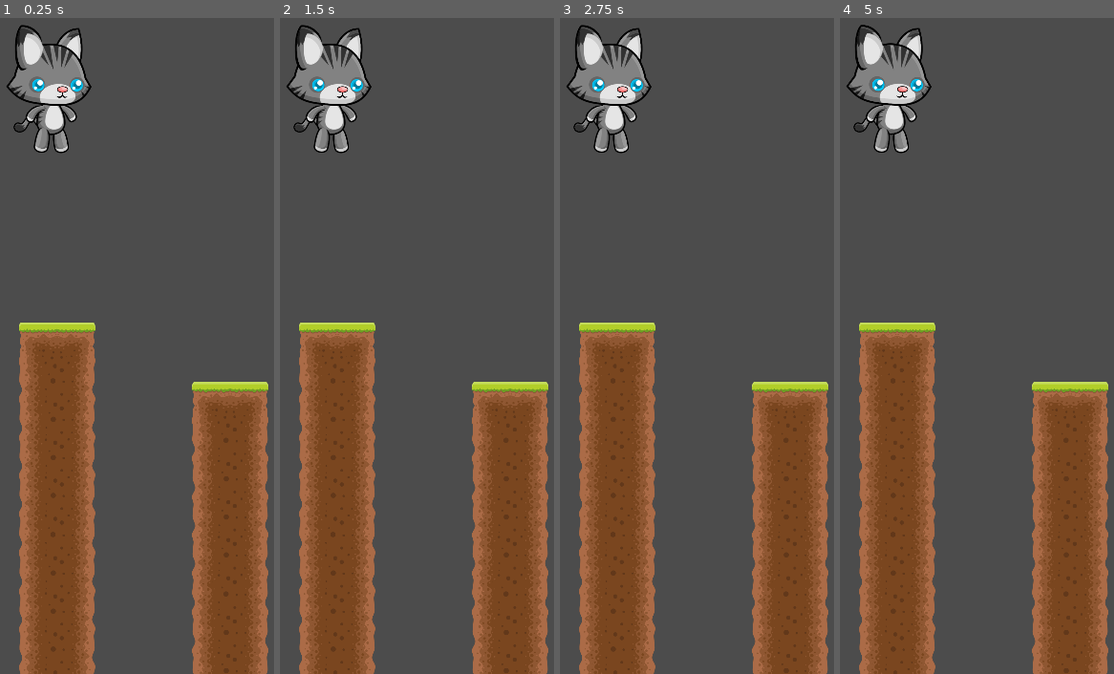
Above: before the commit, frames 1-4 (left to right).
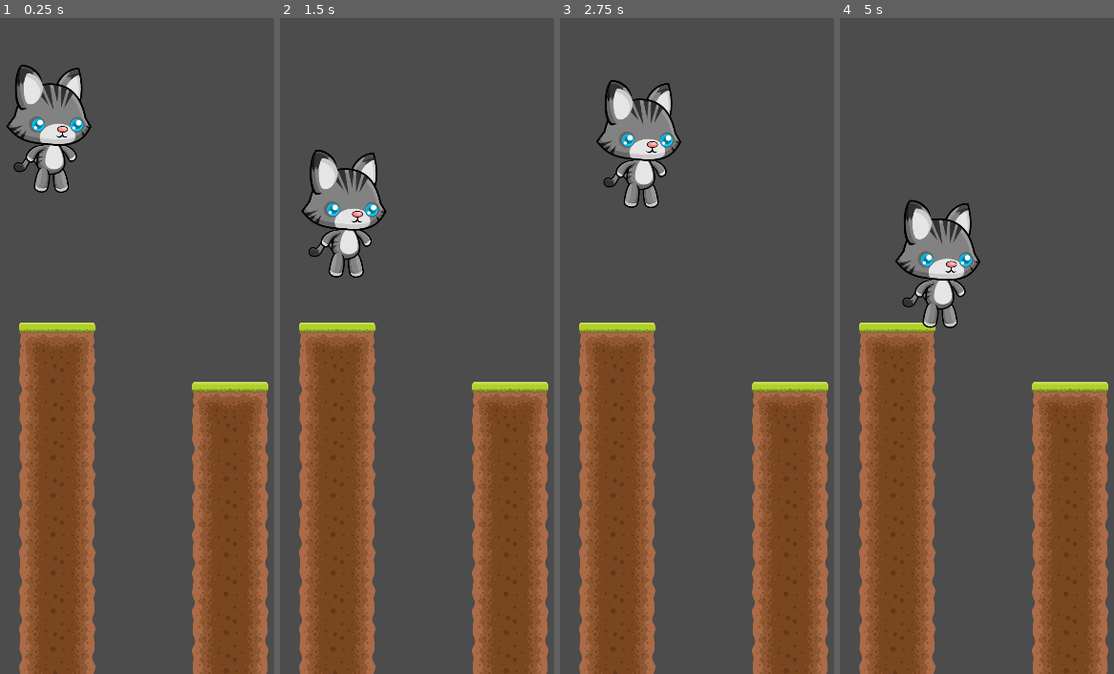
Above: after the commit, the same moments.

Repository: tiagoskaterock/Cat_Jump
Game: Godot game, scene res://assets/scenes/game.tscn
Same seed, same stepped clock (60 frames per second), same inputs: the game is played once before the commit and once after it.
Inputs (mouse positions are in pixels of both pictures, inside the frame that each line leads up to):
- Up to frame 1 (0.25 s): no input
- Up to frame 2 (1.5 s): move the mouse to (501, 254) at 0.52 s; click (501, 254) at 0.67 s; move the mouse to (321, 332) at 1.27 s; click (321, 332) at 1.42 s
- Up to frame 3 (2.75 s): move the mouse to (729, 122) at 2.02 s; click (729, 122) at 2.17 s
- Up to frame 4 (5 s): move the mouse to (946, 444) at 2.77 s; click (946, 444) at 2.92 s; move the mouse to (1097, 405) at 3.52 s; click (1097, 405) at 3.67 s; move the mouse to (outside the picture) at 4.27 s; click (outside the picture) at 4.42 s

The runs differ from the first frame. In frame 1, 4.8% of the frame differs, in the area x 2-34%, y 1-27%; in frame 2, 7.1%; in frame 3, 5.9%; in frame 4, 7.1%, in the area x 2-52%, y 1-48%.

Commit message:
gato se move

Diff:
--- a/assets/scenes/game.tscn
+++ b/assets/scenes/game.tscn
@@ -9,6 +9,7 @@
 position = Vector2( 239.071, 295.993 )
 
 [node name="ground_group" type="Node2D" parent="."]
+z_index = -1
 
 [node name="ground" parent="ground_group" instance=ExtResource( 2 )]
 position = Vector2( 241.347, 1000.87 )
--- a/assets/scripts/cat.gd
+++ b/assets/scripts/cat.gd
@@ -13,4 +13,32 @@
 	set_process_input(true)
 
 func _physics_process(delta: float) -> void:
-	pass
+	linear_velocity.y += + GRAVITY * delta
+	if is_alive:
+		if is_on_floor():
+			linear_velocity.x = 0
+			if is_jumping:
+				linear_velocity.y = JUMP_FORCE
+		elif is_moving:
+			linear_velocity.x = SPEED
+		else:
+			linear_velocity.x = 0
+
+	is_jumping = false
+
+	if position.y > get_viewport_rect().size.y:
+		morte()
+
+	linear_velocity = move_and_slide(linear_velocity, Vector2(0, -1))
+
+func morte():
+	print("morreu")
+
+# touch screen
+func _input(event: InputEvent) -> void:
+	if event is InputEventScreenTouch:
+		if event.pressed:
+			is_moving = true and is_on_floor()
+			is_jumping = true
+		else:
+			is_moving = false
--- a/project.godot
+++ b/project.godot
@@ -17,12 +17,15 @@
 
 config/name="Cat_Jump"
 run/main_scene="res://assets/scenes/game.tscn"
+boot_splash/bg_color=Color( 0.768627, 0.117647, 0.882353, 1 )
 config/icon="res://icon.png"
 
 [display]
 
 window/size/width=720
 window/size/height=1280
+window/size/test_width=360
+window/size/test_height=640
 window/handheld/orientation="portrait"
 window/stretch/mode="2d"
 window/stretch/aspect="keep"
